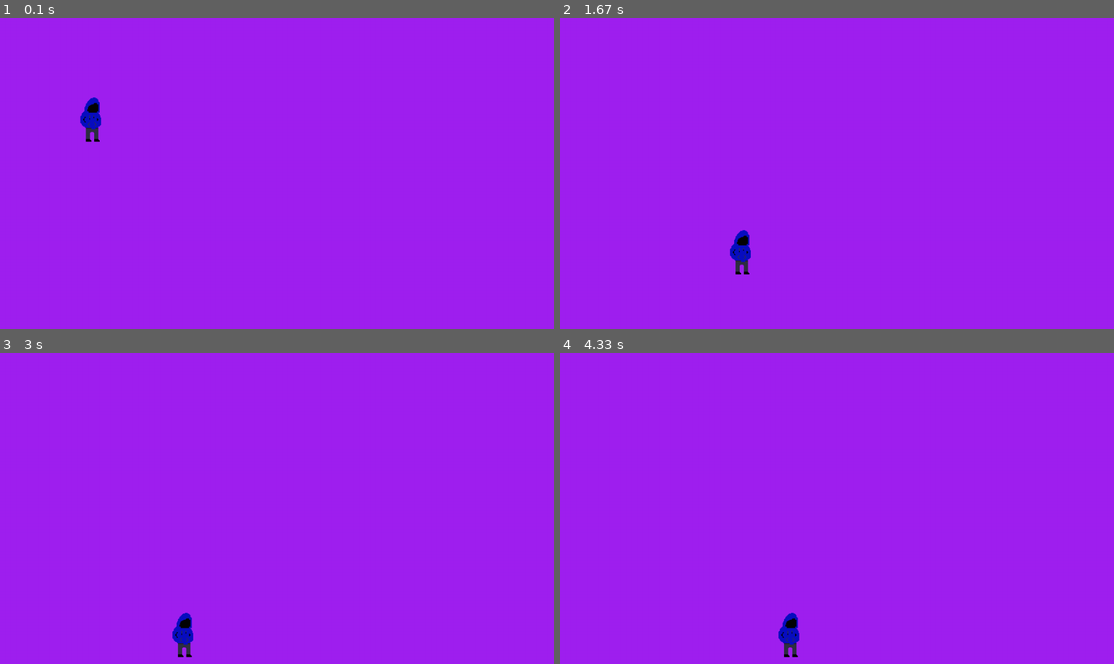
Above: before the commit, frames 1-4 (two rows, left to right).
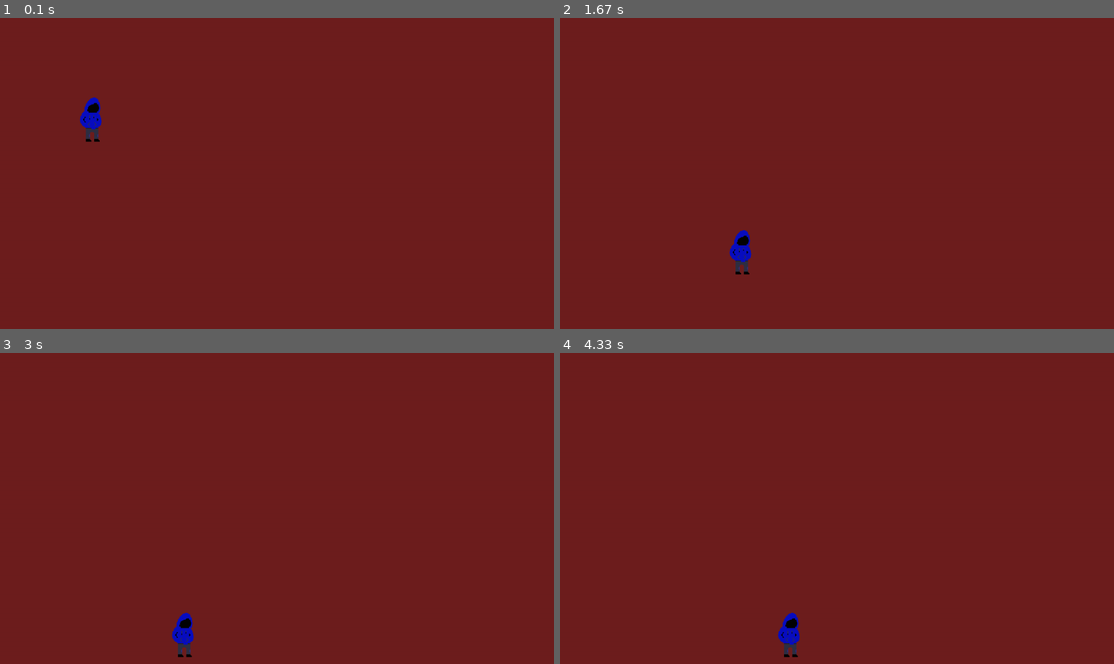
Above: after the commit, the same moments.

Repository: andrew-kula931/Programs
Game: pygame game, started from PyGame/run.py
Same seed, same stepped clock (60 frames per second), same inputs: the game is played once before the commit and once after it.
Inputs:
- Up to frame 1 (0.1 s): no input
- Up to frame 2 (1.67 s): hold D 0.33-0.8 s; hold D 0.83-1.3 s; tap Space at 0.9, 1.2, 1.4 s; hold A from 1.33 s (still down)
- Up to frame 3 (3 s): tap Space at 1.7, 1.97, 2.27, 2.4, 2.7 s; release A at 1.87 s; hold A 1.9-2.3 s; hold D 2.33-2.97 s
- Up to frame 4 (4.33 s): hold A 3-3.47 s; tap Space at 3.07, 3.37, 3.57, 3.87, 4.07 s; hold D 3.5-3.97 s; hold D from 4 s (still down)

The runs differ from the first frame. In frame 1, 100% of the frame differs, in the area x 0-100%, y 0-100%; in frame 2, 100%; in frame 3, 100%; in frame 4, 100%.

Commit message:
more changes

Diff:
--- a/PyGame/run.py
+++ b/PyGame/run.py
@@ -2,7 +2,7 @@
 import pygame
 
 from scripts.utils import load_image
-from scripts.entity import EntityPhysics
+from scripts.player import PlayerPhysics
 
 # pygame setup
 class Game:
@@ -20,7 +20,7 @@
             'player': load_image('player.png')
         }
 
-        self.player = EntityPhysics(self, 'player', (200,200))
+        self.player = PlayerPhysics(self, 'player', (200,200))
 
     def run(self):
         while True:
@@ -30,7 +30,7 @@
                     pygame.quit()
 
             # fill the screen with a color to wipe away anything from last frame
-            self.screen.fill("purple")
+            self.screen.fill((110, 30, 30))
 
             self.player.update((self.movement[0], self.movement[1]))
             self.movement = [0,0]
--- a/PyGame/scripts/player.py
+++ b/PyGame/scripts/player.py
@@ -1,5 +1,17 @@
 import pygame
 
 class PlayerPhysics:
-    def __init__(self, game, pos):
-        self.x = pos
+    def __init__(self, game, image, pos):
+        self.game = game
+        self.type = image
+        self.pos = list(pos)
+        self.velocity = [0, 0]
+
+    def update(self, movement=(0,0)):
+        frame_movement = (movement[0] + self.velocity[0], movement[1] + self.velocity[1])
+
+        self.pos[0] += frame_movement[0]
+        self.pos[1] += frame_movement[1]
+
+    def render(self, surf):
+        surf.blit(self.game.assets['player'], self.pos)
Binary file changed: PyGame/images/player.png
